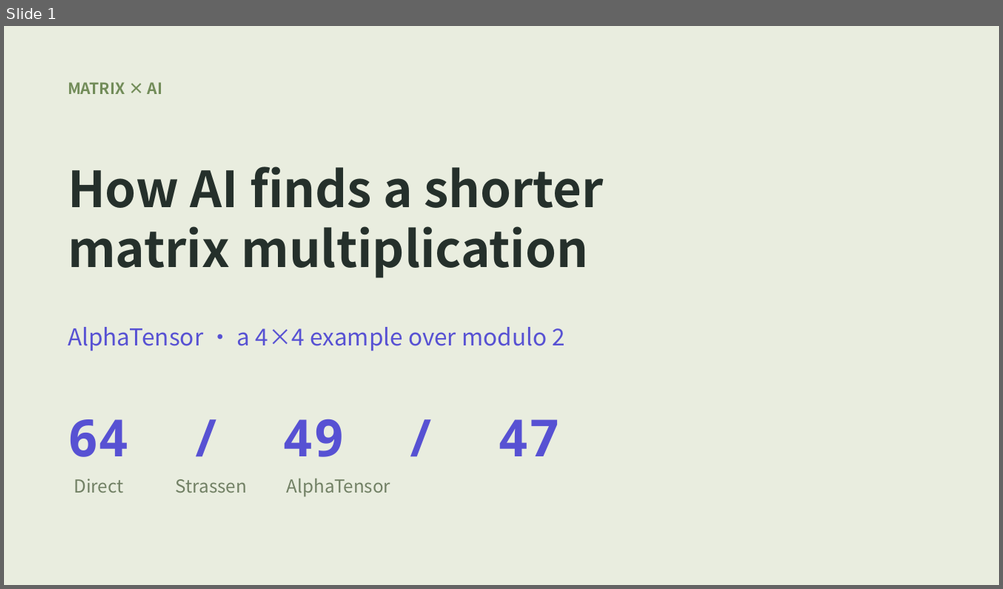
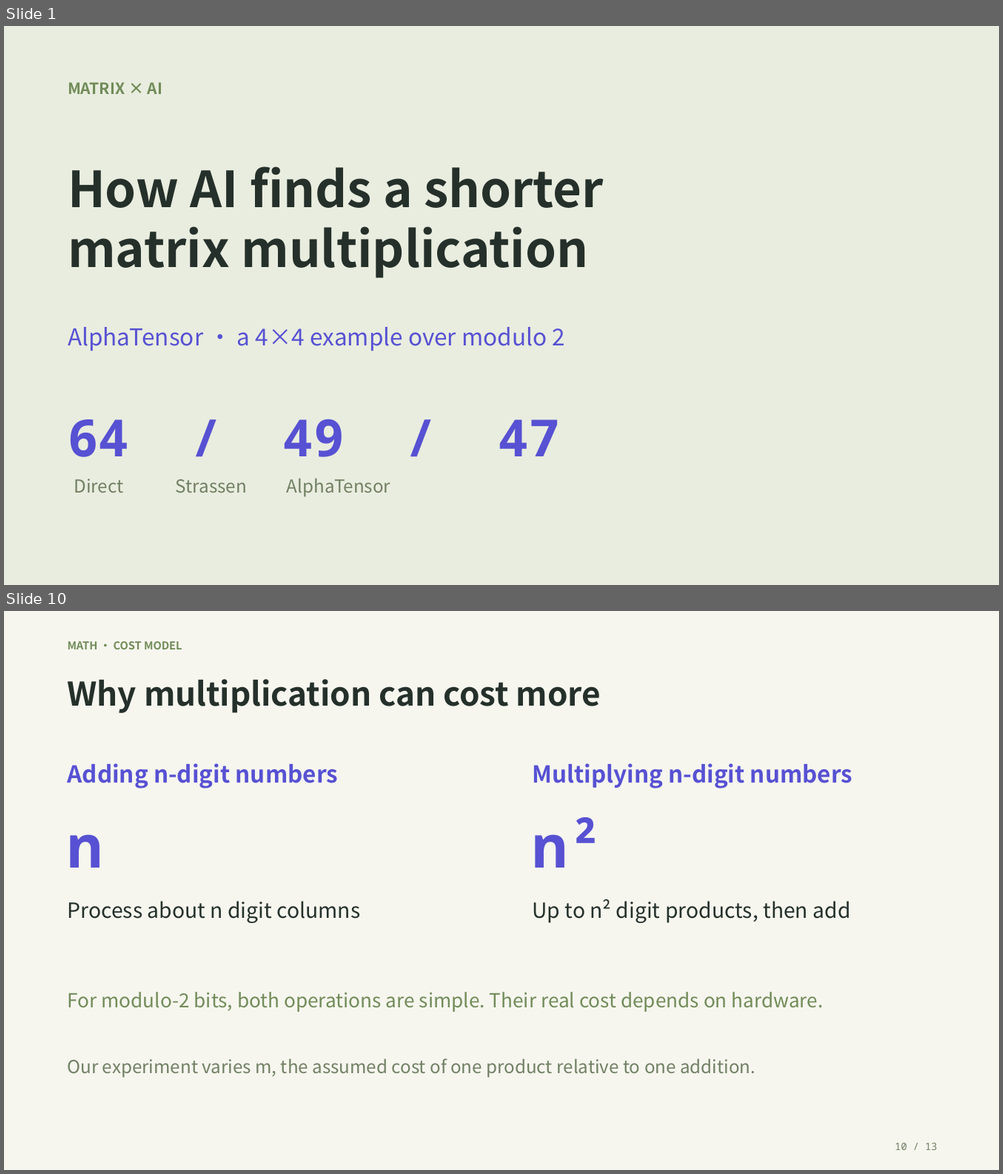
Before and after one commit to secreat14/AlphaEvolve-saplingagent-ppt, a slide deck: alphatensor_matrix_multiplication.pptx. Shown one above the other, each under a label of ours: slide 1 before the commit, slides 1 and 10 after it; the slides between them are not shown. The pictures are 1003x589 and 1003x1174 pixels, drawn with LibreOffice and Linux fonts; fonts in the diff are those of the drawing. Boxes give left, top, right and bottom in pixels: in the first picture for what was removed or moved away, otherwise in the second. Text is boxed around its words. In the diff, an @@ line names an element or a change of style, - is before the commit and + after.

Commit message:
update notebook to use plain modulo

```diff
--- a/alphatensor_matrix_multiplication.pptx
+++ b/alphatensor_matrix_multiplication.pptx
@@ slide 10 added at (x1=4, y1=611, x2=999, y2=1170), background #F6F6EF @@
@@ text added at (x1=68, y1=641, x2=182, y2=649), 10.5 pt, text #728C59, bold @@
+MATH · COST MODEL
@@ text added at (x1=68, y1=679, x2=600, y2=713), 31.5 pt, text #25302B, bold @@
+Why multiplication can cost more
@@ text added at (x1=67, y1=763, x2=338, y2=789), 22.5 pt, text #5751D3, bold @@
+Adding n-digit numbers
@@ text added at (x1=532, y1=763, x2=853, y2=789), 22.5 pt, text #5751D3, bold @@
+Multiplying n-digit numbers
@@ text added at (x1=532, y1=817, x2=603, y2=868), 57 pt, text #5751D3, bold @@
+n²
@@ text added at (x1=67, y1=834, x2=102, y2=868), 57 pt, text #5751D3, bold @@
+n
@@ text added at (x1=67, y1=901, x2=360, y2=923), 20.2 pt, text #25302B @@
+Process about n digit columns
@@ text added at (x1=532, y1=900, x2=851, y2=923), 20.2 pt, text #25302B @@
+Up to n² digit products, then add
@@ text added at (x1=68, y1=992, x2=823, y2=1012), 18.8 pt, text #728C59 @@
+For modulo-2 bits, both operations are simple. Their real cost depends on hardware.
@@ text added at (x1=68, y1=1059, x2=755, y2=1078), 17.2 pt, text #718064 @@
+Our experiment varies m, the assumed cost of one product relative to one addition.
@@ text added at (x1=894, y1=1143, x2=936, y2=1150), 9.8 pt, text #718064 @@
+10 / 13
```
Also in this commit, not shown: 9 slides changed, 2 other slides added, 2 other files.
